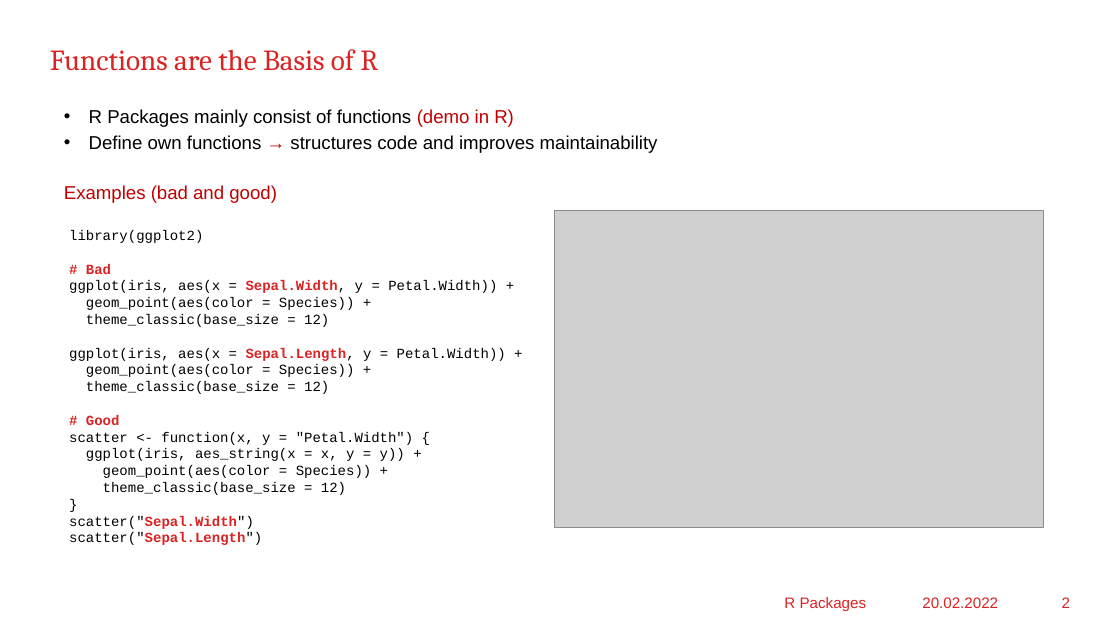
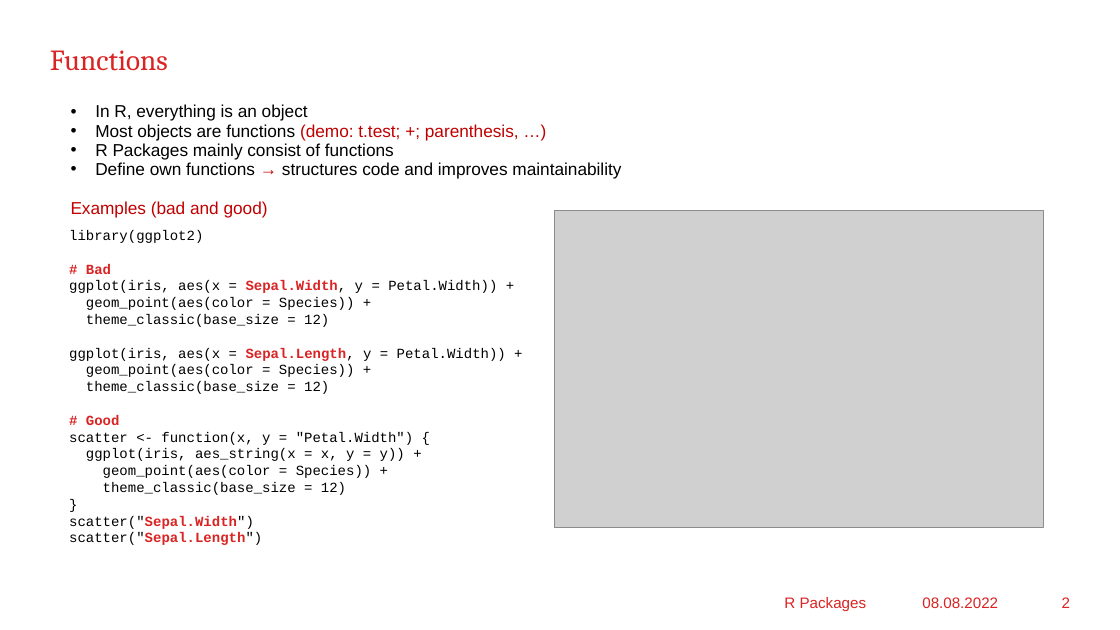
Before and after one commit to mayer79/apero, a slide deck: slide 2 of RPackage_en.pptx. Drawn at 1120x630 pixels with LibreOffice and Linux fonts; fonts in the diff are those of the drawing; grey boxes stand for pictures; background and template pictures are left out. Boxes give left, top, right and bottom in pixels: in the first picture for what was removed or moved away, otherwise in the second. Text is boxed around its words. In the diff, an @@ line names an element or a change of style, - is before the commit and + after.

```diff
--- a/RPackage_en.pptx
+++ b/RPackage_en.pptx
@@ title at (x1=50, y1=50, x2=168, y2=71): text changed @@
-Functions are the Basis of R
+Functions
@@ text "In R, everything is an ..." moved from (x1=64, y1=109, x2=658, y2=203) to (x1=71, y1=104, x2=621, y2=217) @@
@@ text at (x1=95, y1=104, x2=519, y2=160): text changed; size 16 to 14.8 pt @@
-• R Packages mainly consist of functions (demo in R)
+• In R, everything is an object
+• Most objects are functions (demo: t.test; +; parenthesis, …)
+• R Packages mainly consist of functions
@@ text at (x1=71, y1=162, x2=621, y2=217): size 16 to 14.8 pt in "Define own functions → structures code and ...", "Examples (bad and good)"; line spacing 1.13 to 0.93 @@
@@ text at (x1=922, y1=597, x2=998, y2=608): text changed @@
-20.02.2022
+08.08.2022
```
Also in this commit, not shown: 6 other slides changed, 1 other file.
